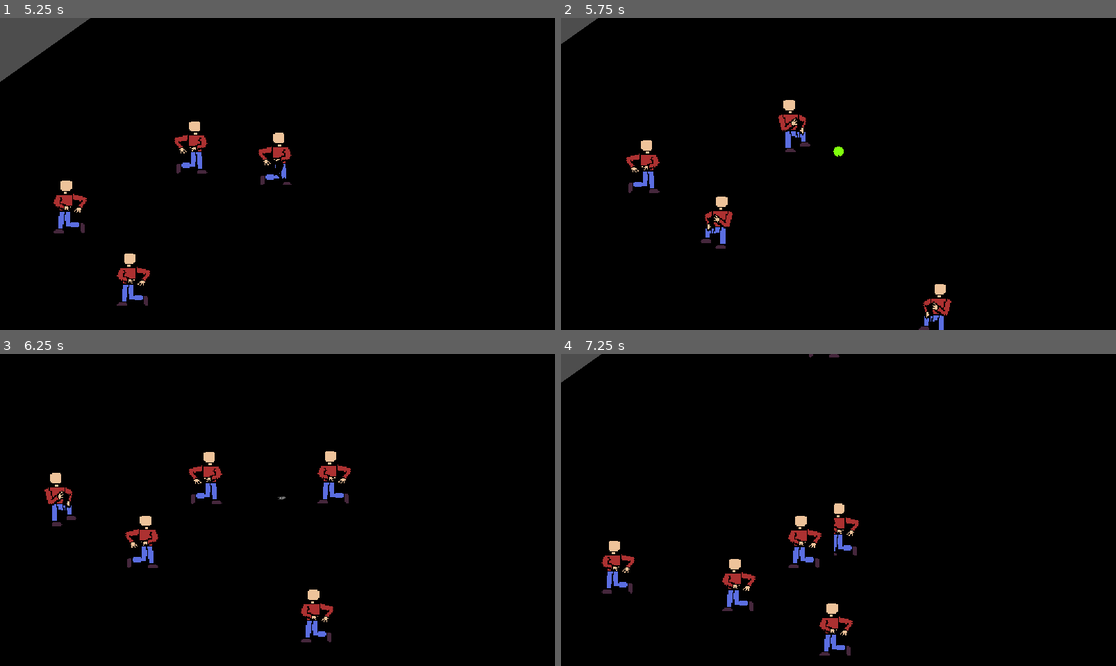
Above: before the commit, frames 1-4 (two rows, left to right).
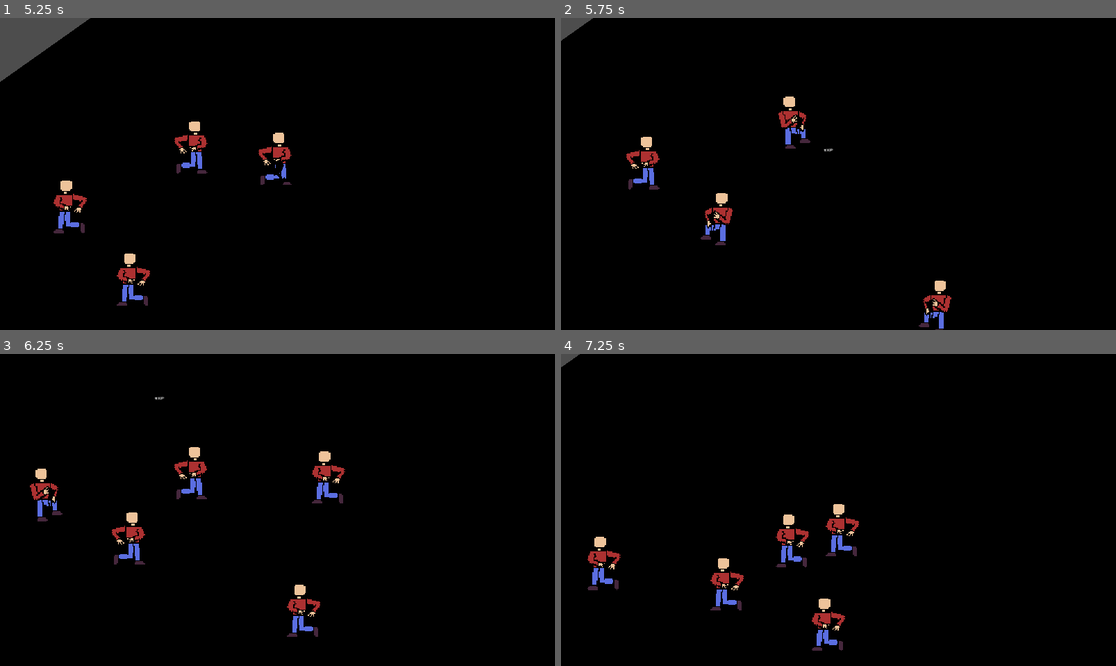
Above: after the commit, the same moments.

Repository: LargeMitchell/GMTKJAM2024
Game: Godot game, scene res://level/Gym/GymTim.tscn
Same seed, same stepped clock (60 frames per second), same inputs: the game is played once before the commit and once after it. This scene is started directly instead of the project's main scene.
Inputs (mouse positions are in pixels of both pictures, inside the frame that each line leads up to):
- Up to frame 1 (5.25 s): tap Enter (ui_accept) at 0.5, 0.77, 1.52, 2.75, 3.02, 3.77, 4.52 s; move the mouse to (399, 158) at 0.52 s; press the mouse at (399, 158) at 0.53 s; hold D (right) 0.53-1.28 s; move the mouse to (166, 189) at 1.27 s; release the mouse at (166, 189) at 1.28 s; hold S (down) 1.28-2.03 s; right-click (166, 189) at 1.35 s; move the mouse to (333, 105) at 2.02 s; press the mouse at (333, 105) at 2.03 s; hold D (right) 2.03-2.78 s; move the mouse to (249, 236) at 2.77 s; release the mouse at (249, 236) at 2.78 s; hold W (up) 2.78-3.53 s; right-click (249, 236) at 2.85 s; move the mouse to (444, 220) at 3.52 s; press the mouse at (444, 220) at 3.53 s; hold A (left) 3.53-5.03 s; move the mouse to (111, 127) at 4.27 s; release the mouse at (111, 127) at 4.28 s; right-click (111, 127) at 4.35 s; move the mouse to (305, 174) at 5.02 s; press the mouse at (305, 174) at 5.03 s; hold S (down) from 5.03 s (still down)
- Up to frame 2 (5.75 s): keep holding S (down)
- Up to frame 3 (6.25 s): move the mouse to (194, 432) at 5.77 s; release S (down) at 5.78 s; release the mouse at (194, 432) at 5.78 s; hold D (right) from 5.78 s (still down); right-click (194, 432) at 5.85 s; tap Enter (ui_accept) at 6.02 s
- Up to frame 4 (7.25 s): move the mouse to (960, 494) at 6.52 s; release D (right) at 6.53 s; press the mouse at (960, 494) at 6.53 s; hold W (up) from 6.53 s (still down); tap Enter (ui_accept) at 6.77 s

Frame 1 is identical in both runs. In frame 2, 1.4% of the frame differs, in the area x 0-71%, y 0-100%; in frame 3, 3.0%, in the area x 5-64%, y 13-93%; in frame 4, 2.8%.

Commit message:
increased max speed of experience points

Diff:
--- a/exp/experience.tscn
+++ b/exp/experience.tscn
@@ -21,6 +21,7 @@
 gi_mode = 0
 mesh = SubResource("QuadMesh_0g0m0")
 script = ExtResource("2_j1s8d")
+max_speed = 50.0
 
 [node name="DeathAudioStreamPlayer" type="AudioStreamPlayer" parent="."]
 stream = SubResource("AudioStreamRandomizer_uyqns")
